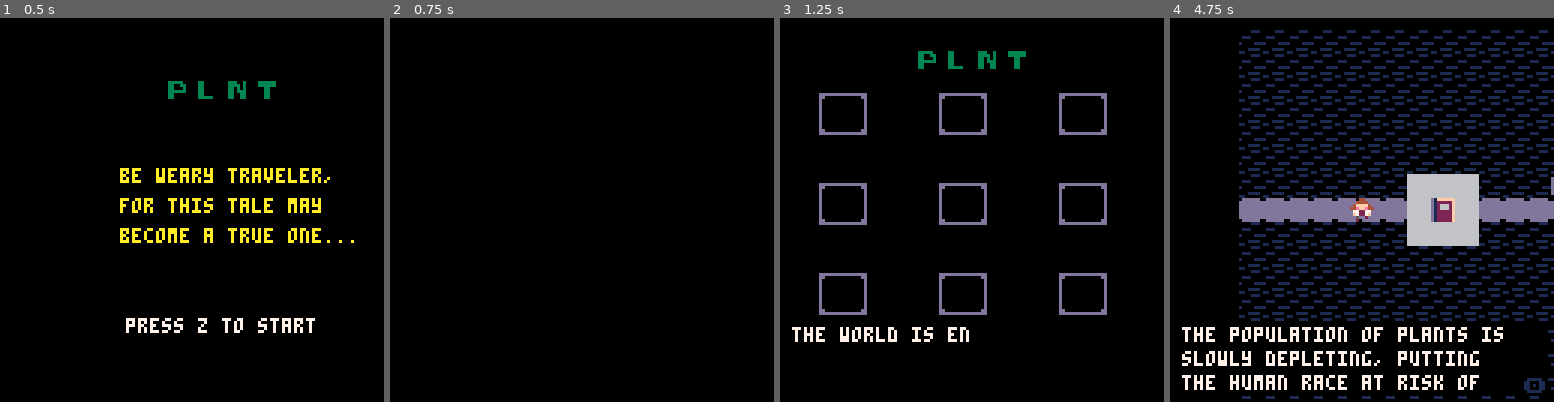
Above: before the commit, frames 1-4 (left to right).
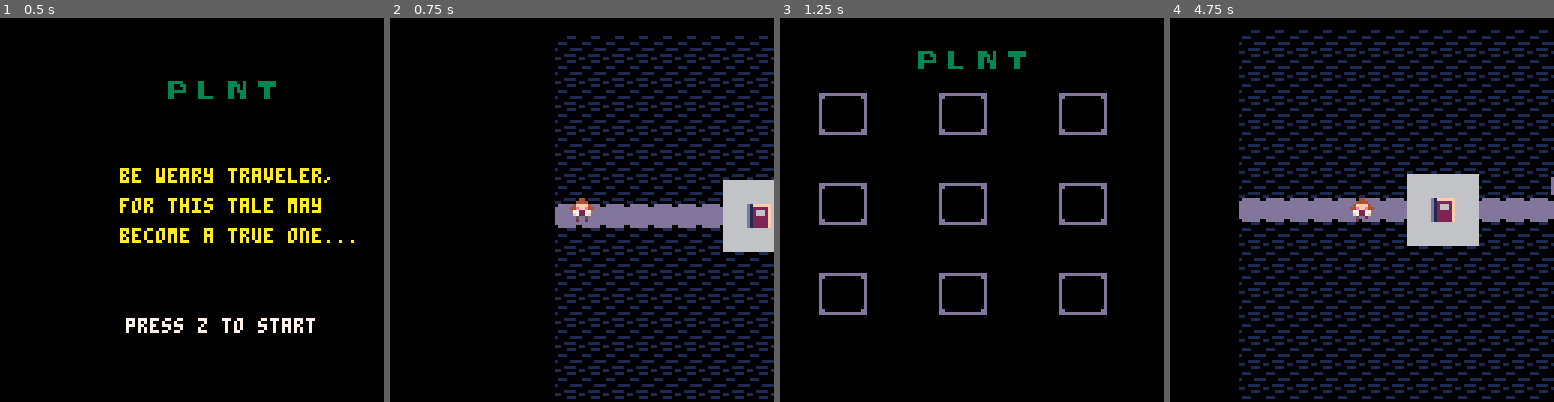
Above: after the commit, the same moments.

Repository: chelhuff/plnt
Game: PICO-8 cartridge plnt.p8
The game is run twice, just before and just after one commit, with the same random seed, the same clock (stepped at 60 frames per second) and the same inputs.
Inputs:
- Up to frame 1 (0.5 s): tap X (X key) at 0.33 s
- Up to frame 2 (0.75 s): tap O (Z key) at 0.7 s
- Up to frame 3 (1.25 s): tap X (X key) at 1.07 s
- Up to frame 4 (4.75 s): hold Right 1.6-2.1 s; tap O (Z key) every 0.4 s from 1.7 to 4.5 s; tap X (X key) at 1.85, 2.97, 4.08 s; hold Up 2.15-2.42 s; hold Right 2.47-3.03 s; hold Left 3.08-3.58 s; hold Down 3.63-3.97 s; hold Right 4.02-4.68 s; hold Up from 4.73 s (still down)

Frame 1 is identical in both runs. In frame 2, 17% of the frame differs, in the area x 42-100%, y 4-100%; in frame 3, 0.7%; in frame 4, 7.0%.

Commit message:
collision

Diff:
--- a/plnt.p8
+++ b/plnt.p8
@@ -9,147 +9,6 @@
     music(0, 0, 0)
 end
 
-
--->8
-
------------------------------------------------------
---dialogue library
------------------------------------------------------
-
---number of dialogue lines
- function dtb_init(numlines)
-    dtb_queu={}
-    dtb_queuf={}
-    dtb_numlines=3
-    if numlines then
-        dtb_numlines=numlines
-    end
-    _dtb_clean()
-end
-
---display text
-function dtb_disp(txt,callback)
-    local lines={}
-    local currline=""
-    local curword=""
-    local curchar=""
-    local upt=function()
-        if #curword+#currline>29 then
-            add(lines,currline)
-            currline=""
-        end
-        currline=currline..curword
-        curword=""
-     end
-     for i=1,#txt do
-        curchar=sub(txt,i,i)
-        curword=curword..curchar
-        if curchar==" " then
-            upt()
-        elseif #curword>28 then
-            curword=curword.."-"
-            upt()
-        end
-    end
-    upt()
-    if currline~="" then
-        add(lines,currline)
-    end
-    add(dtb_queu,lines)
-    if callback==nil then
-        callback=0
-    end
-    add(dtb_queuf,callback)
-end
-
- -- functions with an underscore prefix are ment for internal use, don't worry about them.
-function _dtb_clean()
-    dtb_dislines={}
-    for i=1,dtb_numlines do
-        add(dtb_dislines,"")
-    end
-    dtb_curline=0
-    dtb_ltime=0
-end
-
-function _dtb_nextline()
-    dtb_curline+=1
-    for i=1,#dtb_dislines-1 do
-        dtb_dislines[i]=dtb_dislines[i+1]
-    end
-    dtb_dislines[#dtb_dislines]=""
-end
-
- function _dtb_nexttext()
-    if dtb_queuf[1]~=0 then
-        dtb_queuf[1]()
-    end
-    del(dtb_queuf,dtb_queuf[1])
-    del(dtb_queu,dtb_queu[1])
-    _dtb_clean()
- end
-
- -- make sure that this function is called each update.
-function dtb_update()
-    if #dtb_queu>0 then
-        if dtb_curline==0 then
-            dtb_curline=1
-        end
-        local dislineslength=#dtb_dislines
-        local curlines=dtb_queu[1]
-        local curlinelength=#dtb_dislines[dislineslength]
-        local complete=curlinelength>=#curlines[dtb_curline]
-        if complete and dtb_curline>=#curlines then
-            if btnp(4) then
-                _dtb_nexttext()
-                return
-            end
-        elseif dtb_curline>0 then
-            dtb_ltime-=1
-            if not complete then
-                if dtb_ltime<=0 then
-                    local curchari=curlinelength+1
-                    local curchar=sub(curlines[dtb_curline],curchari,curchari)
-                    dtb_ltime=1
-                    if curchar~=" " then
-
-                    end
-                    if curchar=="." then
-                        dtb_ltime=6
-                    end
-                     dtb_dislines[dislineslength]=dtb_dislines[dislineslength]..curchar
-                end
-                if btnp(4) then
-                    dtb_dislines[dislineslength]=curlines[dtb_curline]
-                end
-            else
-                if btnp(4) then
-                    _dtb_nextline()
-                end
-            end
-        end
-    end
-end
-
- -- make sure to call this function everytime you draw.
-function dtb_draw()
-    if #dtb_queu>0 then
-        local dislineslength=#dtb_dislines
-        local offset=0
-        if dtb_curline<dislineslength then
-            offset=dislineslength-dtb_curline
-        end
-        rectfill(2,125-dislineslength*8,125,125,0)
-        if dtb_curline>0 and #dtb_dislines[#dtb_dislines]==#dtb_queu[1][dtb_curline] then
-            print("\x8e",118,120,1)
-        end
-        for i=1,dislineslength do
-            print(dtb_dislines[i],4,i*8+119-(dislineslength+offset)*8,7)
-        end
-    end
-end
-
--->8
 -------------------------------------------
 --player object
 -------------------------------------------
@@ -214,6 +73,8 @@
 cactus.y = 170
 cactus.sprite = 70
 cactus.inventory_sprite = 255
+cactus.width = 8
+cactus.height = 8
 
 -------------------------------------------
 --menu
@@ -226,7 +87,7 @@
 --if z pressed, transition to game
 function menu_update()
     if btn(4) then
-        show_dialogue()
+        show_game()
     end
 end
 
@@ -249,33 +110,7 @@
     print("press z to start", 42, 100, 7)
 end
 
--------------------------------------------
---dialogue
--------------------------------------------
-
-function show_dialogue()
-    game.upd = dialogue_update
-    game.drw = dialogue_draw
-end
-
-function dialogue_update()
-    if btn(4) then
-        show_game()
-    end
-end
-
---start use of library
-dtb_init()
-
-function dialogue_draw()
-    cls()
-
-    --dialogue lines
-    dtb_disp("the world is ending due to climate change.")
-    dtb_disp("the population of plants is slowly depleting, putting the human race at risk of extinction.")
-    dtb_disp("you've been hired by the last green Foundation left, to go out into the dangerous world, full of monsters and terror and collect these plants and bring them back to safety.")
-    dtb_disp("your mission is to collect one of each of the plants from each region to preserve, so that the plant population can be rejuvenated again and we can move one step closer to a livable earth again.")
-end
+
 
 -------------------------------------------
 --inventory
@@ -473,10 +308,21 @@
 --plant rendering
 -------------------------------------------
 function render_plants()
-    if (player.x == cactus.x) and (player.y == cactus.y) then
+    if collide(player, cactus) then
         cactus.sprite = 255
         cactus.inventory_sprite = 70
     end
+end
+
+-------------------------------------------
+--collision checking
+-------------------------------------------
+function collide(p, o)
+    if (p.x < (o.x + o.width)) and (p.x > (o.x - o.width))
+    and (p.y < (o.y + o.height)) and (p.y > (o.y - o.height)) then
+        return true
+    end
+    return false
 end
 
 -------------------------------------------
@@ -534,13 +380,11 @@
 --update function
 function _update()
   game.upd()
-  dtb_update()
 end
 
 --draw function
 function _draw()
   game.drw()
-  dtb_draw()
 end
 
 
